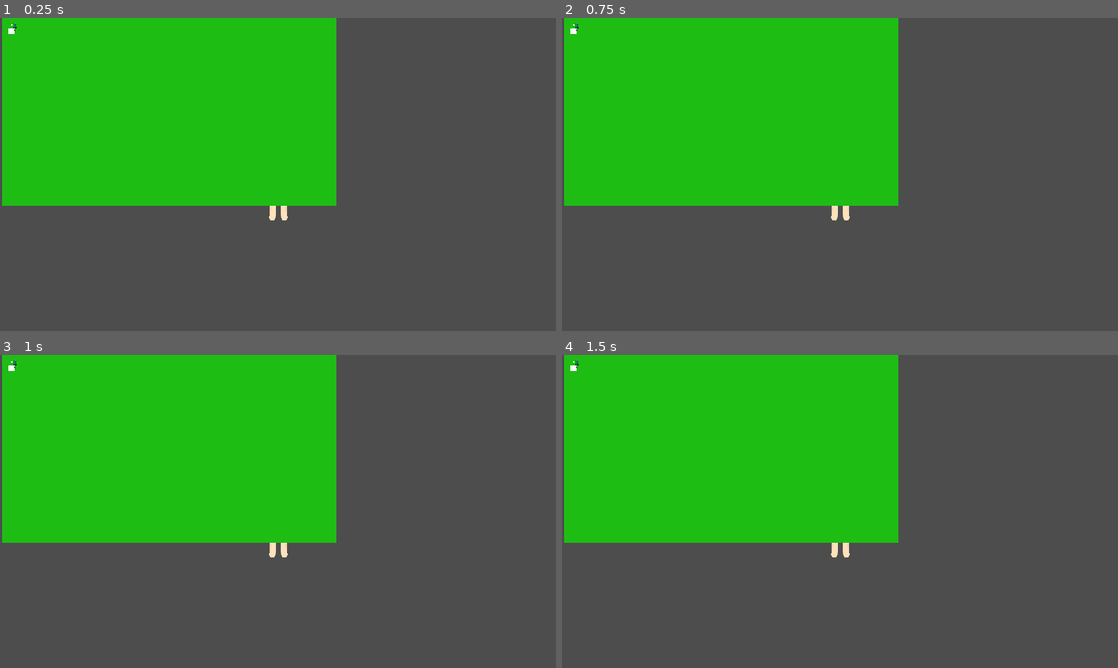
Above: before the commit, frames 1-4 (two rows, left to right).
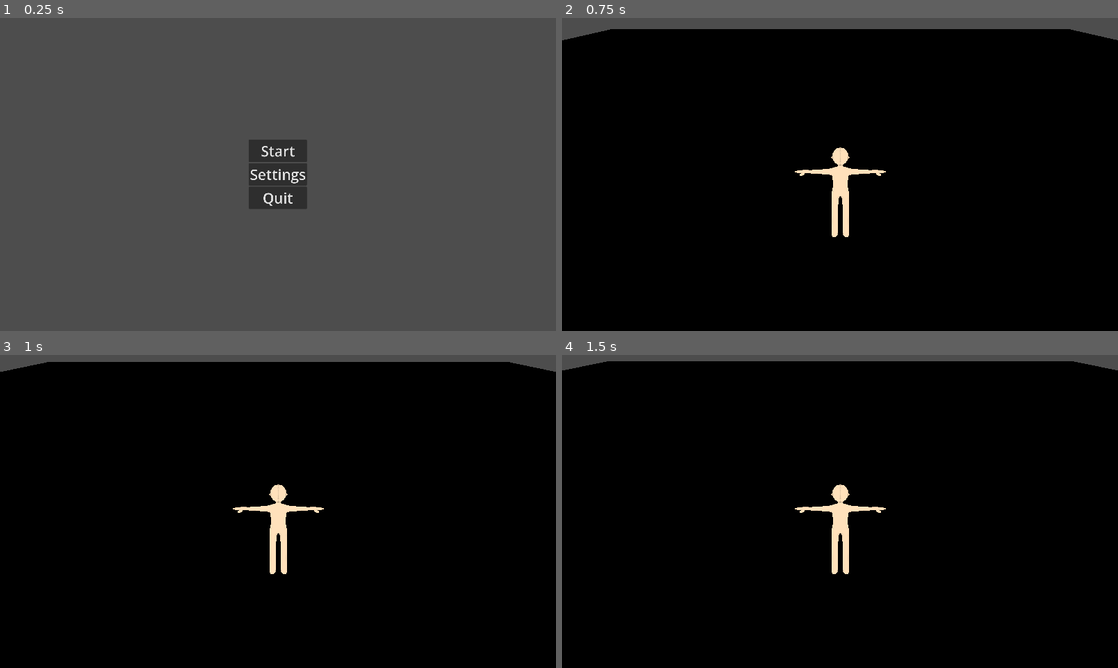
Above: after the commit, the same moments.

Repository: Ki11erRabbit/roguelike-mmo
Game: Godot game, scene res://Menus/MainMenu/title_screen.tscn
The game is run twice, just before and just after one commit, with the same random seed, the same clock (stepped at 60 frames per second) and the same inputs. Before the commit the project starts from res://MovementTest.tscn.
Inputs (mouse positions are in pixels of both pictures, inside the frame that each line leads up to):
- Up to frame 1 (0.25 s): no input
- Up to frame 2 (0.75 s): click (840, 149) at 0.5 s, where only the run after the commit has a clickable "Start"
- Up to frame 3 (1 s): no input
- Up to frame 4 (1.5 s): tap Enter (ui_accept) at 1.25 s; hold Right (ui_right) from 1.28 s (still down)

The runs differ from the first frame. In frame 1, 36% of the frame differs, in the area x 0-61%, y 0-65%; in frame 2, 98%; in frame 3, 99%; in frame 4, 99%, in the area x 0-100%, y 0-100%.

Commit message:
implemented test level, got character to do reverse smooth criminal

Diff:
--- a/Character/player.gd
+++ b/Character/player.gd
@@ -5,8 +5,8 @@
 @onready
 var model = $BaseCharacter
 
-const SPEED = 5.0
-#const SPEED = 300.0
+#const SPEED = 5.0
+const SPEED = 0.5
 const DIRECTION_RESTRICT = 0.9
 const LOOK_RESTRICT = 0.8
 # Determines the angle that allows for playing the rotation animation
@@ -27,6 +27,8 @@
 	var rotating: bool = false
 	var clockwise_rotation: bool = is_rotating_clockwise(aim_direction.angle(), last_aim.angle())
 	var aim_direction_was_zero: bool = (aim_direction.x == 0 and aim_direction.y == 0)
+	var backstepping: bool = false
+	var running: bool = false
 
 
 	if aim_direction.x == 0 and aim_direction.y == 0:
@@ -34,8 +36,11 @@
 		normalized_aim = last_aim.normalized()
 
 	#current_aim_angle = lerp_angle(last_aim_angle, current_aim_angle, 0.1)
+	model.rotation.x = 0
+	model.rotation.z = 0
 	model.rotation.y = atan2(aim_direction.x, aim_direction.y)
-
+	#$CollisionShape3D.rotate_y(model.rotation.y)
+	model.rotate_x(deg_to_rad(-30))
 
 	if (not aim_direction_was_zero) and rad_to_deg(abs(aim_direction.angle() - last_aim.angle())) < ROTATION_ANGLE_LIMIT:
 		rotating = true
@@ -49,6 +54,7 @@
 	if (movement_vec.y > 50 or movement_vec.y < -50) or (movement_vec.x > 50 or movement_vec.x < -50):
 		model.start_running()
 		moving = true
+		running = true
 		#print("running")
 	elif movement_vec.x != 0 or movement_vec.y != 0:
 		model.start_walking()
@@ -160,15 +166,29 @@
 
 
 
-
-
-
-
-	return
+	if backstepping:
+		movement_vec = movement_vec * (SPEED / 2)
+		velocity.x = movement_vec.x
+		velocity.z = movement_vec.y
+	else:
+		movement_vec = movement_vec * SPEED
+		velocity.x = movement_vec.x
+		velocity.z = movement_vec.y
 
 	# Add the gravity.
 	if not is_on_floor():
+		print("not on floor")
+		print(get_gravity())
 		velocity += get_gravity() * delta
+	else:
+		print("on floor")
+
+	move_and_slide()
+
+
+	return
+
+
 
 	# Handle jump.
 	if Input.is_action_just_pressed("ui_accept") and is_on_floor():
@@ -185,7 +205,6 @@
 		velocity.x = move_toward(velocity.x, 0, SPEED)
 		velocity.z = move_toward(velocity.z, 0, SPEED)
 
-	move_and_slide()
 
 func is_rotating_clockwise(current, last) -> bool:
 	current = rad_to_deg(current)
--- a/Character/player.tscn
+++ b/Character/player.tscn
@@ -1,12 +1,20 @@
-[gd_scene load_steps=3 format=3 uid="uid://duwxd5krrsolr"]
+[gd_scene load_steps=4 format=3 uid="uid://duwxd5krrsolr"]
 
 [ext_resource type="Script" path="res://Character/player.gd" id="1_77mkm"]
 [ext_resource type="PackedScene" uid="uid://heyuc5y56gf8" path="res://Character/BaseCharacter/base_character.tscn" id="2_7f5w4"]
+
+[sub_resource type="CapsuleShape3D" id="CapsuleShape3D_5rjy0"]
+height = 3.5
 
 [node name="Player" type="CharacterBody3D"]
 script = ExtResource("1_77mkm")
 
 [node name="Camera3D" type="Camera3D" parent="."]
-transform = Transform3D(1, 0, 0, 0, 0.873041, 0.487646, 0, -0.487646, 0.873041, 0, 5.28327, 6.18015)
+transform = Transform3D(1, 0, 0, 0, 0.717081, 0.69699, 0, -0.69699, 0.717081, 0, 7.28327, 4.18015)
 
 [node name="BaseCharacter" parent="." instance=ExtResource("2_7f5w4")]
+transform = Transform3D(1, 0, 0, 0, 0.866025, 0.5, 0, -0.5, 0.866025, 0, 0, 0)
+
+[node name="CollisionShape3D" type="CollisionShape3D" parent="."]
+transform = Transform3D(1, 0, 0, 0, 1, 0, 0, 0, 1, 0, 1.75, 0)
+shape = SubResource("CapsuleShape3D_5rjy0")
--- /dev/null
+++ b/Levels/test_level.tscn
@@ -0,0 +1,22 @@
+[gd_scene load_steps=4 format=3 uid="uid://b50mksrt11kpj"]
+
+[ext_resource type="PackedScene" uid="uid://duwxd5krrsolr" path="res://Character/player.tscn" id="1_fa1y0"]
+
+[sub_resource type="PlaneMesh" id="PlaneMesh_1xx45"]
+size = Vector2(100, 100)
+
+[sub_resource type="ConcavePolygonShape3D" id="ConcavePolygonShape3D_8w3hl"]
+data = PackedVector3Array(50, 0, 50, -50, 0, 50, 50, 0, -50, -50, 0, 50, -50, 0, -50, 50, 0, -50)
+
+[node name="TestLevel" type="Node"]
+
+[node name="Ground" type="MeshInstance3D" parent="."]
+mesh = SubResource("PlaneMesh_1xx45")
+
+[node name="StaticBody3D" type="StaticBody3D" parent="Ground"]
+
+[node name="CollisionShape3D" type="CollisionShape3D" parent="Ground/StaticBody3D"]
+shape = SubResource("ConcavePolygonShape3D_8w3hl")
+
+[node name="Player" parent="." instance=ExtResource("1_fa1y0")]
+transform = Transform3D(1, 0, 0, 0, 1, 0, 0, 0, 1, 0, 1, 0)
--- a/Menus/MainMenu/title_screen.gd
+++ b/Menus/MainMenu/title_screen.gd
@@ -30,7 +30,7 @@
 func activate_start_button():
 	start_button.button_pressed = true
 	pressed_time = WAIT_TIME
-	pass
+	get_tree().change_scene_to_file("res://Levels/test_level.tscn")
 
 func select_settings_button():
 	current_selected_button = SelectedButton.Settings
--- a/project.godot
+++ b/project.godot
@@ -11,7 +11,7 @@
 [application]
 
 config/name="roguelike-mmo"
-run/main_scene="res://MovementTest.tscn"
+run/main_scene="res://Menus/MainMenu/title_screen.tscn"
 config/features=PackedStringArray("4.3", "GL Compatibility")
 config/icon="res://icon.svg"
 
